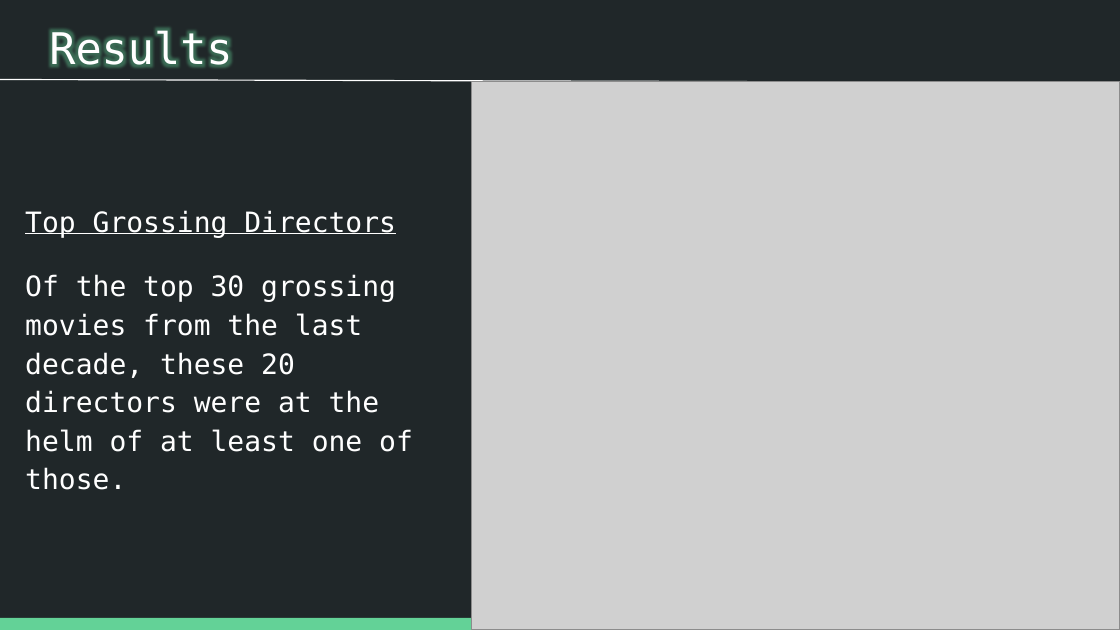
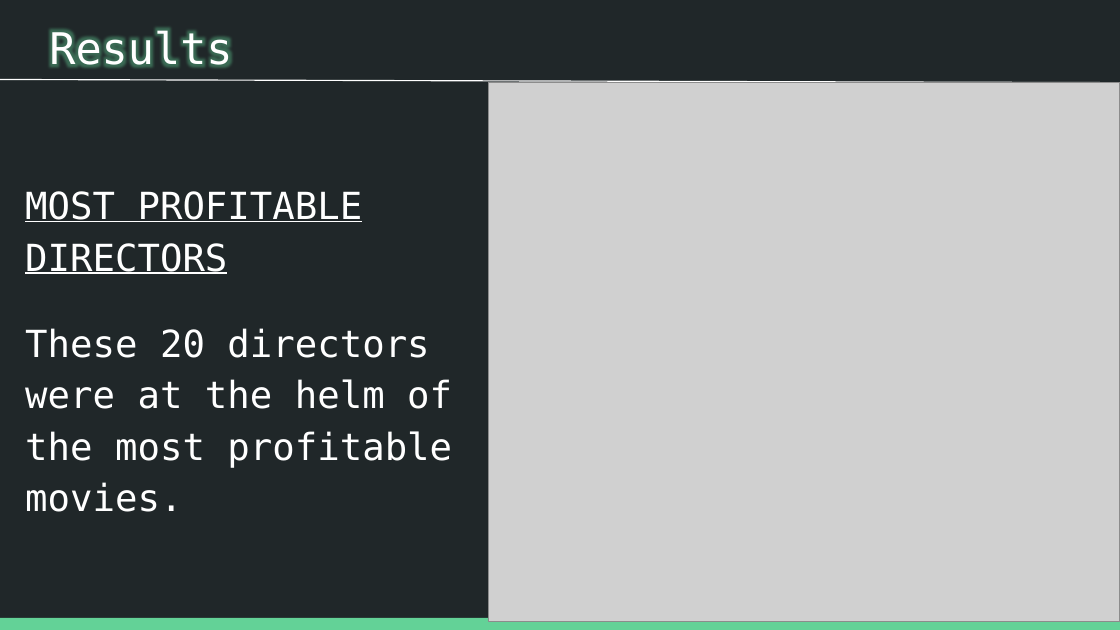
Before and after one commit to patrick-anastasio/Flatiron_DSC-Phase1_Project, a slide deck: slide 11 of Slide Deck.pptx. Drawn at 1120x630 pixels with LibreOffice and Linux fonts; fonts in the diff are those of the drawing; grey boxes stand for pictures. Boxes give left, top, right and bottom in pixels: in the first picture for what was removed or moved away, otherwise in the second. Text is boxed around its words. In the diff, an @@ line names an element or a change of style, - is before the commit and + after.

```diff
--- a/Slide Deck.pptx
+++ b/Slide Deck.pptx
@@ picture: place and size @@
-picture at <box>472,81,1120,629</box>
+picture at <box>488,83,1120,622</box>
@@ text at <box>25,191,452,512</box>: text changed; size 18 to 24 pt @@
-Top Grossing Directors
-Of the top 30 grossing movies from the last decade, these 20 directors were at the helm of at least one of those.
+MOST PROFITABLE DIRECTORS
+These 20 directors were at the helm of the most profitable movies.
```
Also in this commit, not shown: 12 other slides changed, 2 slides added, 17 other files.
